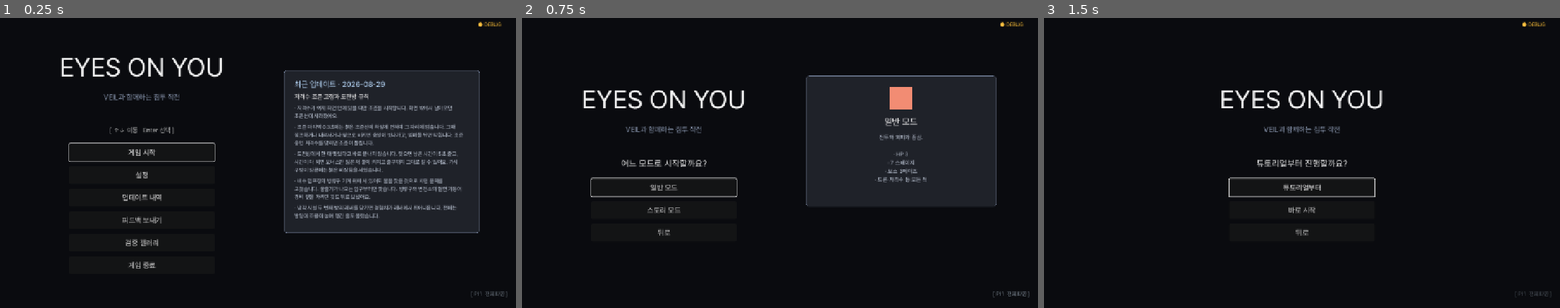
Above: before the commit, frames 1-3 (left to right).
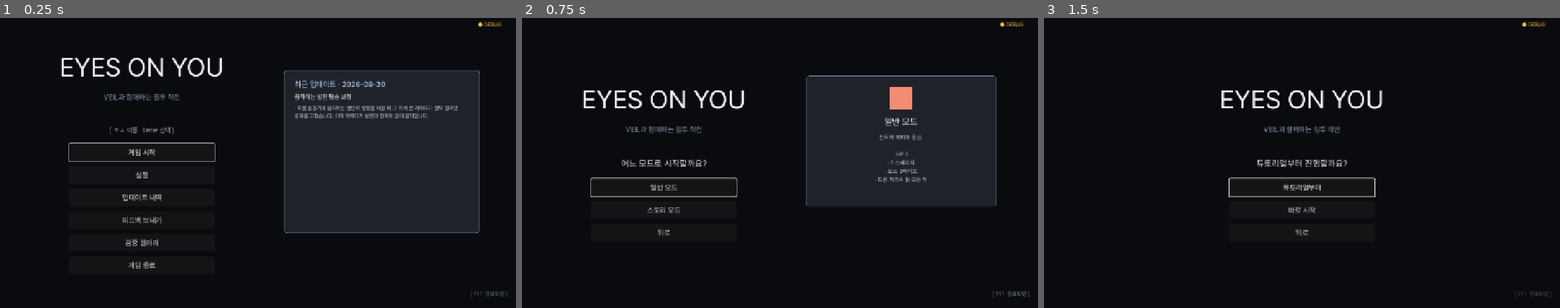
Above: after the commit, the same moments.

Repository: soomin007/EyesOnYou-Full
Game: Godot game, scene res://scenes/main.tscn
Same seed, same stepped clock (60 frames per second), same inputs: the game is played once before the commit and once after it. Sound files missing from this copy of the repository are replaced by a short silence.
Inputs:
- Up to frame 1 (0.25 s): no input
- Up to frame 2 (0.75 s): click "게임 시작" at 0.5 s
- Up to frame 3 (1.5 s): click "일반 모드" at 1.25 s

The runs differ from the first frame. In frame 1, 3.6% of the frame differs, in the area x 57-90%, y 21-70%; in frame 2, nothing differs; in frame 3, nothing differs.

Commit message:
fix(player): 이동 발판 탑승 1스텝 지연 보정(수평) + RuleSmoke ④
- 엔진은 AnimatableBody2D 발판 속도를 직전 스텝 이동량으로 계산해 CharacterBody2D가 한 스텝 늦게
  실린다 · 화물 승강기 실측 190px/s에서 ±3.2px(가속 중 뒤처짐·감속 중 앞섬, 정지 시 제자리 =
  사용자 보고와 일치)
- MovingPlatform.step_motion(이번 스텝 실제 이동량 · 호출 순서 무관) + Player._ride_moving_platform
  (실제 - 엔진 적용량의 x 보정) → 전 구간 0.00px
- 수직은 엔진 유지(차분 보정 무효 · 윗면 스냅은 원웨이 접지 판정 302프레임 상실 실측)
- RuleSmoke ④ 상설 감시 · 패치 노트 1줄(무맥락 검수 반영) · known_issues

Co-Authored-By: Claude Fable 5 <noreply@anthropic.com>

Diff:
--- a/scripts/GameInfo.gd
+++ b/scripts/GameInfo.gd
@@ -12,6 +12,13 @@
 const PATCH_NOTES: Array = [
 	# 같은 날짜 여러 항목 가능(주제별 분할) · 한 항목이 길어지면 타이틀 패널이 벽이 된다
 	# (2026-08-21 사용자 지적). 목록 화면은 날짜+제목으로 구분된다.
+	{
+		"date": "2026-08-30",
+		"title": "움직이는 발판 탑승 보정",
+		"items": [
+			"화물 승강기의 움직이는 발판이 방향을 바꿀 때 그 위에 선 캐릭터가 살짝 밀리던 문제를 고쳤습니다. 이제 캐릭터가 발판과 정확히 같이 움직입니다.",
+		],
+	},
 	{
 		"date": "2026-08-29",
 		"title": "저격수 조준 고정과 도전방 규칙",
--- a/scripts/MovingPlatform.gd
+++ b/scripts/MovingPlatform.gd
@@ -20,6 +20,8 @@
 var _phase: float = 0.0
 var _w: float = 160.0
 var _t: float = 0.0
+var _last_motion: Vector2 = Vector2.ZERO   # 이번 물리 스텝에서 옮긴 양
+var _motion_frame: int = -1                # _last_motion을 계산한 물리 프레임
 
 func setup(from: Vector2, to: Vector2, w: float, cycle: float, phase: float = 0.0) -> void:
 	_from = from
@@ -69,7 +71,21 @@
 		x = 2.0 - x
 	return smoothstep(0.0, 1.0, x)
 
+func _pos_at(t: float) -> Vector2:
+	return _from.lerp(_to, _tri(_phase + t / _cycle))
+
 func _physics_process(delta: float) -> void:
+	var before: Vector2 = position
 	_t += delta
-	var u: float = _phase + _t / _cycle
-	position = _from.lerp(_to, _tri(u))
+	position = _pos_at(_t)
+	_last_motion = position - before
+	_motion_frame = Engine.get_physics_frames()
+
+# 이번 물리 스텝의 실제 이동량 · Player가 탑승 보정에 쓴다(Player._ride_moving_platform).
+# 엔진이 CharacterBody2D에 실어 주는 발판 속도는 "직전 스텝 이동량"이라 한 스텝 늦다(가속 중 뒤처지고
+# 감속 중 앞서는 ±3px 미끄러짐 · 2026-08-30 실측). 호출 순서와 무관하게 정답을 주기 위해, 아직 이
+# 프레임에 안 움직였으면 같은 delta로 움직일 양을 미리 계산해 돌려준다.
+func step_motion(delta: float) -> Vector2:
+	if _motion_frame == Engine.get_physics_frames():
+		return _last_motion
+	return _pos_at(_t + delta) - _pos_at(_t)
--- a/scripts/Player.gd
+++ b/scripts/Player.gd
@@ -212,6 +212,26 @@
 const _STEP_INTERVAL: float = 0.32
 var _step_t: float = 0.0
 
+# 이동 발판 탑승 보정(2026-08-30 사용자 "방향 전환 앞뒤로 반대로 미끄러진다") · 엔진은 발판 속도를
+# 직전 물리 스텝의 이동량으로 계산해 실어 나르므로, 가속 중엔 한 스텝만큼 뒤처지고 감속 중엔 앞선다
+# (실측 190px/s에서 ±3.2px = 정확히 1스텝). 이번 스텝의 실제 발판 이동량과 엔진이 적용한 양의 차이를
+# 그 자리에서 메운다(RuleSmoke ④가 0.00px를 감시). 발밑 발판은 짧은 하향 레이로 찾는다(정지 상태의 move_and_slide는 충돌 목록을
+# 안 남긴다 · Enemy._ray_exclude와 같은 이유).
+func _ride_moving_platform(delta: float) -> void:
+	if not is_on_floor():
+		return
+	var q := PhysicsRayQueryParameters2D.create(global_position + Vector2(0.0, -4.0), global_position + Vector2(0.0, 10.0), 1)
+	q.exclude = [get_rid()]
+	var r: Dictionary = get_world_2d().direct_space_state.intersect_ray(q)
+	if r.is_empty() or not (r.collider is MovingPlatform):
+		return
+	var mp: MovingPlatform = r.collider as MovingPlatform
+	# 수평만 보정한다. 수직은 엔진의 충돌·스냅이 접지를 유지하고(리프트 실측 ±2.6px · 시각 무해),
+	# 발을 새 윗면에 직접 맞추면 원웨이 발판의 접지 판정이 풀린다(실측 302프레임 · 낙하 위험).
+	var dx: float = mp.step_motion(delta).x - get_platform_velocity().x * delta
+	if absf(dx) > 0.001:
+		global_position.x += dx
+
 func _physics_process(delta: float) -> void:
 	# 지난 프레임의 최종 수평 속도 · 스키드(급정지) 감지는 입력 처리 "전" 값이어야 한다
 	# (이동이 입력 직결이라 입력을 끊는 프레임엔 velocity.x가 이미 0).
@@ -221,6 +241,7 @@
 	_apply_gravity(delta)
 	var fall_v: float = velocity.y   # 착지 먼지용 · move_and_slide가 지우기 전의 낙하 속도
 	move_and_slide()
+	_ride_moving_platform(delta)
 	var on_floor_now: bool = is_on_floor()
 	# 착지 SFX · 공중에서 지면으로 전이된 순간 한 번. 짧은 hop은 step과 비슷해서
 	# 발이 떴던 시간이 있을 때만(=jumps_used > 0 또는 _was_on_floor false) 의미.
--- a/tools/RuleSmoke.gd
+++ b/tools/RuleSmoke.gd
@@ -5,6 +5,8 @@
 #   ② 도전방: 피격 = 시간 -5(강제 종료 아님) · 비상등 8개 · 시간 초과 = 실패 플래그 + 암전 걷힘 +
 #      방 계속 + 완수 프리미엄 없음
 #   ③ 방류구: 판정 시작 = 플랜지 입구(기단·급수관 위 무피격) · 하우징/절연 포스트 z = 캐릭터 뒤
+#   ④ 이동 발판 탑승: 수평 리프트 위 정지 플레이어의 상대 위치 한 주기 흔들림 0(엔진 1스텝 지연 보정) ·
+#      수직 리프트는 접지 유지(floor lost 0) + 윗면 오차 ≤ 3.5px
 # 실행: godot --headless --path . --audio-driver Dummy tools/rule_smoke.tscn (종료 코드 0 = 전부 PASS)
 const STAGE_SCENE: String = "res://scenes/stage.tscn"
 var fails: int = 0
@@ -41,6 +43,7 @@
 	await _discharge_case()
 	await _sniper_case()
 	await _challenge_case()
+	await _platform_case()
 	print("[RULE] %s" % ("ALL PASS" if fails == 0 else "%d FAIL" % fails))
 	get_tree().quit(0 if fails == 0 else 1)
 
@@ -178,3 +181,51 @@
 	var clear_protect: bool = false
 	func take_hit(d: int) -> void:
 		hits += d
+
+func _platform_case() -> void:
+	# 막4 2번째 스테이지로 부팅(막 진입 잠금 컷씬의 시간 감속·pause 회피).
+	var stage: Node = await _boot("route_freight_lift", 10)
+	var p: CharacterBody2D = get_tree().get_first_node_in_group("player") as CharacterBody2D
+	for e in get_tree().get_nodes_in_group("enemy"):
+		if is_instance_valid(e):
+			e.set("harmless", true)
+	var hp: Node2D = null
+	var vp: Node2D = null
+	for m in get_tree().get_nodes_in_group("moving_platform"):
+		var fx: float = float(m.get("_from").x)
+		if absf(fx - 800.0) < 1.0:
+			hp = m
+		elif absf(fx - 1330.0) < 1.0:
+			vp = m
+	_check("이동 발판 확보(수평 800 · 수직 1330)", hp != null and vp != null)
+	if hp == null or vp == null:
+		stage.queue_free()
+		return
+	# 수평 리프트 · 한 주기(5s) 상대 x 흔들림.
+	p.global_position = hp.global_position + Vector2(0.0, -14.0)
+	p.velocity = Vector2.ZERO
+	await get_tree().create_timer(0.5).timeout
+	var off0: float = p.global_position.x - hp.global_position.x
+	var worst: float = 0.0
+	var t: float = 0.0
+	while t < 5.2:
+		await get_tree().physics_frame
+		t += get_physics_process_delta_time()
+		worst = maxf(worst, absf(p.global_position.x - hp.global_position.x - off0))
+	_check("수평 리프트 탑승 흔들림 ≤ 0.05px", worst <= 0.05, "worst=%.2f" % worst)
+	# 수직 리프트 · 접지 유지 + 윗면 오차.
+	p.global_position = vp.global_position + Vector2(0.0, -14.0)
+	p.velocity = Vector2.ZERO
+	await get_tree().create_timer(0.5).timeout
+	var lost: int = 0
+	var worst_y: float = 0.0
+	var t2: float = 0.0
+	while t2 < 4.6:
+		await get_tree().physics_frame
+		t2 += get_physics_process_delta_time()
+		if not p.is_on_floor():
+			lost += 1
+		worst_y = maxf(worst_y, absf(p.global_position.y - (vp.global_position.y - 12.0)))
+	_check("수직 리프트 접지 유지 · 윗면 오차 ≤ 3.5px", lost == 0 and worst_y <= 3.5, "lost=%d worst_y=%.2f" % [lost, worst_y])
+	stage.queue_free()
+	await get_tree().process_frame
Not shown, changed: docs/design/known_issues.md
Not shown, added: session_logs/2026-08-30.md
Not shown, changed: tools/README.md
